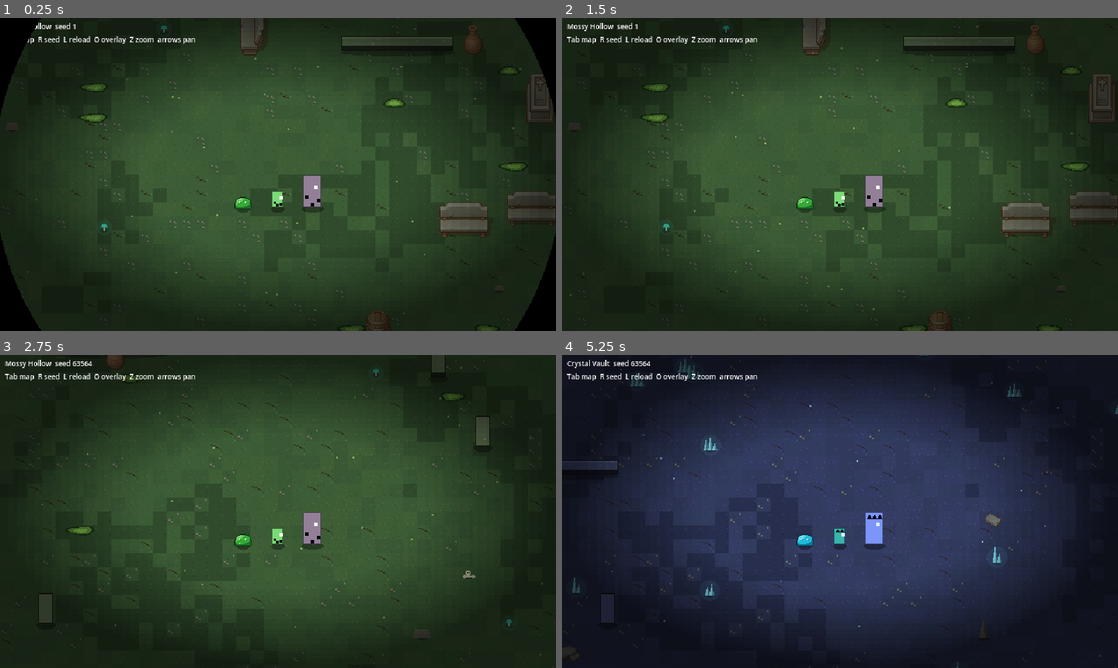
Above: before the commit, frames 1-4 (two rows, left to right).
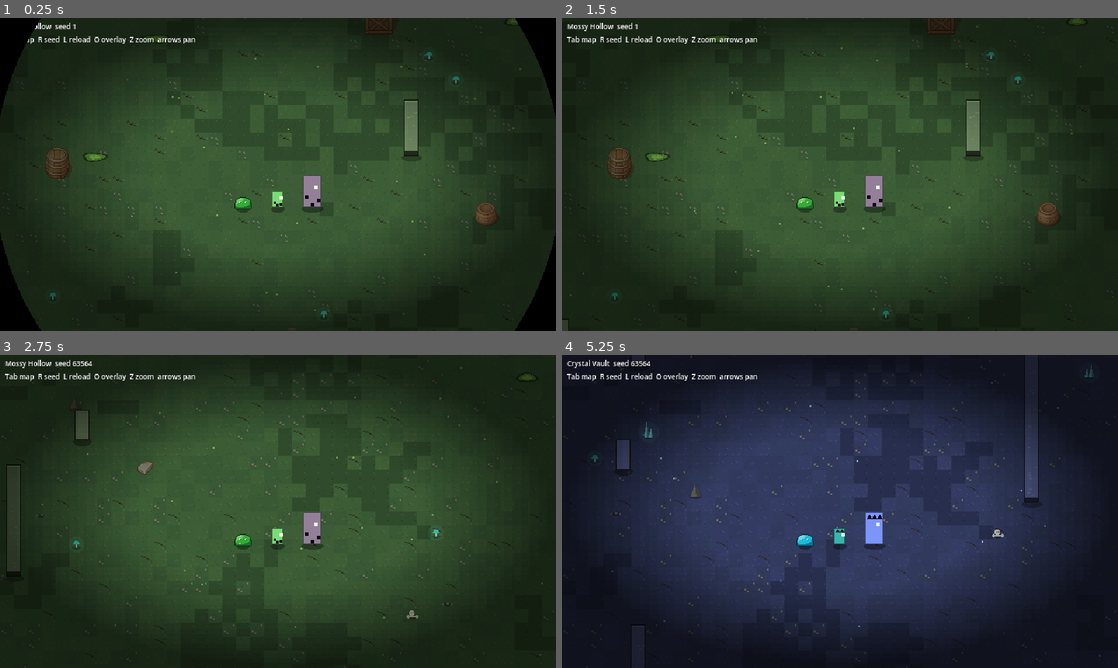
Above: after the commit, the same moments.

Repository: boki-io/game
Game: Godot game, scene res://scenes/dev/map_preview.tscn
The game is run twice, just before and just after one commit, with the same random seed, the same clock (stepped at 60 frames per second) and the same inputs. This scene is started directly instead of the project's main scene.
Inputs (mouse positions are in pixels of both pictures, inside the frame that each line leads up to):
- Up to frame 1 (0.25 s): no input
- Up to frame 2 (1.5 s): tap Enter (hub_confirm) at 0.5, 1.25 s; move the mouse to (962, 158) at 0.52 s; hold D (hub_right) 0.53-1.28 s; tap E (ability_e) at 0.6 s; click (962, 158) at 0.67 s; move the mouse to (728, 190) at 1.27 s; hold S (move_down) from 1.28 s (still down); tap Q (ability_q) at 1.35 s
- Up to frame 3 (2.75 s): tap Enter (hub_confirm) at 2 s; move the mouse to (333, 442) at 2.02 s; release S (move_down) at 2.03 s; hold D (hub_right) from 2.03 s (still down); tap R (ability_r) at 2.1 s
- Up to frame 4 (5.25 s): tap Enter (hub_confirm) at 2.75, 2.85 s; move the mouse to (812, 574) at 2.77 s; release D (hub_right) at 2.78 s; hold W (move_up) 2.78-3.53 s; click (812, 574) at 2.92 s; move the mouse to (1006, 558) at 3.52 s; hold I (hub_info) 3.53-4.28 s; hold A (hub_left) 3.53-5.03 s; move the mouse to (673, 464) at 4.27 s; tap F (interact) at 4.35 s; move the mouse to (867, 511) at 5.02 s; hold S (move_down) from 5.03 s (still down); tap Tab at 5.1 s; click (867, 511) at 5.17 s

The runs differ from the first frame. In frame 1, 5.2% of the frame differs, in the area x 1-100%, y 0-100%; in frame 2, 5.2%, in the area x 0-100%, y 0-100%; in frame 3, 2.8%; in frame 4, 2.9%.

Commit message:
Run arena doubled to 3200x1792: Arena.RUN_SIZE, MapLayout scales counts and try budgets by area
Counts for walls, pillars, decor and props scale by area_scale (1.0 at 1600x896, so those layouts are unchanged), torches by perimeter (cap 40), lane count by room width across.

Co-Authored-By: Claude Sonnet 5.5 <noreply@anthropic.com>

Diff:
--- a/scripts/cave/cave_wall.gd
+++ b/scripts/cave/cave_wall.gd
@@ -27,13 +27,14 @@
 
 
 ## Footprints (world rectangles) of the walls. `reserved` rectangles (the spawn area ...) are kept clear.
-static func layout(size: Vector2, band: float, reserved: Array[Rect2]) -> Array[Rect2]:
+static func layout(size: Vector2, band: float, reserved: Array[Rect2], count: int = COUNT) -> Array[Rect2]:
 	var rng := RandomNumberGenerator.new()
 	rng.seed = WALL_SEED
 	var out: Array[Rect2] = []
 	var edge := band + MARGIN
 	var tries := 0
-	while out.size() < COUNT and tries < 1500:
+	var max_tries := roundi(1500.0 * float(count) / COUNT)
+	while out.size() < count and tries < max_tries:
 		tries += 1
 		var length: float = LENGTHS[rng.randi_range(0, LENGTHS.size() - 1)]
 		var horizontal := rng.randf() < 0.5
--- a/scripts/maps/map_builder.gd
+++ b/scripts/maps/map_builder.gd
@@ -44,7 +44,7 @@
 		targets.ground.setup(theme, GroundScript.DIRT_SEED if theme.legacy_layout else map_seed)
 	if targets.cave != null:
 		targets.cave.wall_band = MapLayout.BAND
-		targets.cave.torches = layout.torches.slice(0, theme.torch_count)
+		targets.cave.torches = layout.torches
 		targets.cave.set_theme(theme)
 	for rect in layout.walls:
 		var wall := CaveWall.new()
--- a/scripts/maps/map_layout.gd
+++ b/scripts/maps/map_layout.gd
@@ -13,9 +13,11 @@
 const MARGIN := 56.0  # wall to rock band, and wall to wall in SCATTER (CaveWall.MARGIN)
 const GAP_MIN := 40.0  # the least gap between two obstacles in any style
 const LANE_GAP := 64.0  # the least gap between two segments of one lane
-const MAX_OBSTACLES := 16
-const WALL_TRIES := 1500
+const REF_SIZE := Vector2(1600.0, 896.0)  # the room every count, try budget and rule below was tuned for
+const MAX_OBSTACLES := 16  # at REF_SIZE; the room's budget is this times area_scale
+const WALL_TRIES := 1500  # at REF_SIZE; the try budgets scale with area_scale too
 const PILLAR_TRIES := 1500
+const MAX_TORCHES := 40  # every torch is a glow drawn additively: keep the count sane in a big room
 const PILLAR_RADIUS := 6.0
 ## A pillar's collider centre is this far from its base position (prop.gd).
 const PILLAR_OFFSET := Vector2(0.0, -6.0)
@@ -59,18 +61,41 @@
 		for length: float in WallScript.LENGTHS:
 			lengths.append(length)
 	var anchors: Array[Vector2] = []
+	var k := area_scale(size)
+	var walls := roundi(theme.wall_count * k)
 	match theme.style:
 		MapTheme.Style.LANES:
-			_lane_walls(theme, rng, size, start, lengths, data.walls)
+			_lane_walls(theme, rng, size, start, lengths, data.walls, walls)
 		MapTheme.Style.CLUSTERS:
-			_cluster_walls(theme, rng, size, start, lengths, data.walls, anchors)
+			_cluster_walls(theme, rng, size, start, lengths, data.walls, anchors, walls)
 		_:
-			_scatter_walls(theme, rng, size, start, lengths, data.walls, theme.wall_count, -1)
-	_place_pillars(theme, rng, size, start, data, anchors)
-	_place_torches(theme, rng, size, data.torches)
-	_place_decor(theme, rng, size, start, data)
+			_scatter_walls(theme, rng, size, start, lengths, data.walls, walls, -1)
+	_place_pillars(theme, rng, size, start, data, anchors, roundi(theme.pillar_count * k))
+	_place_torches(rng, size, data.torches, torch_total(theme.torch_count, size))
+	_place_decor(theme, rng, size, start, data, roundi(theme.decor_count * k))
 	_place_props(theme, map_seed, size, start, data)
 	return data
+
+
+## How many times the area of the reference room (1600x896) `size` is: 1.0 there, so every layout of that room is
+## unchanged. Wall, pillar, decor and prop counts and the try budgets are multiplied by it.
+static func area_scale(size: Vector2) -> float:
+	return (size.x * size.y) / (REF_SIZE.x * REF_SIZE.y)
+
+
+## How many times the perimeter of the reference room `size` has (torches sit on the rock band).
+static func perimeter_scale(size: Vector2) -> float:
+	return (size.x + size.y) / (REF_SIZE.x + REF_SIZE.y)
+
+
+## The torches of a room of `size` for a theme's `base` count: by perimeter, at most MAX_TORCHES (never below `base`).
+static func torch_total(base: int, size: Vector2) -> int:
+	return maxi(base, mini(roundi(base * perimeter_scale(size)), MAX_TORCHES))
+
+
+## A try budget `base` (tuned for the reference room) for a room of `size`.
+static func tries_for(base: int, size: Vector2) -> int:
+	return roundi(base * area_scale(size))
 
 
 ## The free square around the arena centre.
@@ -82,11 +107,12 @@
 ## Today's arena: CaveWall.layout, the v0.5 pillar loop (here since MapBuilder replaced main.gd's copy), CaveDecor.layout
 ## and the hand-placed torches.
 static func _legacy(theme: MapTheme, size: Vector2, start: Rect2, data: MapLayoutData) -> void:
-	data.walls = WallScript.layout(size, BAND, [start])
+	var k := area_scale(size)
+	data.walls = WallScript.layout(size, BAND, [start], roundi(WallScript.COUNT * k))
 	var rng := RandomNumberGenerator.new()
 	rng.seed = LEGACY_PILLAR_SEED
 	var centre := size / 2.0
-	for i in theme.pillar_count:
+	for i in roundi(theme.pillar_count * k):
 		var pos := Vector2(
 			rng.randf_range(LEGACY_PILLAR_MARGIN, size.x - LEGACY_PILLAR_MARGIN),
 			rng.randf_range(LEGACY_PILLAR_MARGIN, size.y - LEGACY_PILLAR_MARGIN))
@@ -101,13 +127,18 @@
 		data.pillars.append(pos)
 	var reserved: Array[Rect2] = [start]
 	reserved.append_array(data.walls)
-	data.decor = DecorScript.layout(size, BAND, reserved, theme.decor_count)
-	for x in [200.0, 600.0, 1000.0, 1400.0]:
-		data.torches.append(Vector2(x, 9.0))
-		data.torches.append(Vector2(x + 100.0, size.y - BAND + 1.0))
-	for y in [220.0, 670.0]:
-		data.torches.append(Vector2(BAND - 3.0, y))
-		data.torches.append(Vector2(size.x - BAND + 3.0, y))
+	data.decor = DecorScript.layout(size, BAND, reserved, roundi(theme.decor_count * k))
+	if size == REF_SIZE:
+		for x in [200.0, 600.0, 1000.0, 1400.0]:
+			data.torches.append(Vector2(x, 9.0))
+			data.torches.append(Vector2(x + 100.0, size.y - BAND + 1.0))
+		for y in [220.0, 670.0]:
+			data.torches.append(Vector2(BAND - 3.0, y))
+			data.torches.append(Vector2(size.x - BAND + 3.0, y))
+	else:  # another room: the same even spacing as the other maps (a seed of its own, the layout has none)
+		var torch_rng := RandomNumberGenerator.new()
+		torch_rng.seed = LEGACY_PILLAR_SEED
+		_place_torches(torch_rng, size, data.torches, torch_total(theme.torch_count, size))
 
 
 # --- Walls ---------------------------------------------------------------------------------------------------------
@@ -136,7 +167,8 @@
 	var edge := BAND + MARGIN
 	var target := walls.size() + count
 	var tries := 0
-	while walls.size() < target and tries < WALL_TRIES:
+	var max_tries := tries_for(WALL_TRIES, size)
+	while walls.size() < target and tries < max_tries:
 		tries += 1
 		var length := _pick_length(rng, lengths)
 		var horizontal := rng.randf() < theme.horizontal_bias if force_horizontal < 0 else force_horizontal == 1
@@ -154,14 +186,15 @@
 ## LANES: lines across the arena with broken rows of walls on them (gaps of at least LANE_GAP), and the other
 ## orientation's share as scattered cross pieces.
 static func _lane_walls(theme: MapTheme, rng: RandomNumberGenerator, size: Vector2, start: Rect2,
-		lengths: Array[float], walls: Array[Rect2]) -> void:
+		lengths: Array[float], walls: Array[Rect2], wall_count: int) -> void:
 	var edge := BAND + MARGIN
 	var horizontal := theme.horizontal_bias >= 0.5
 	var share := theme.horizontal_bias if horizontal else 1.0 - theme.horizontal_bias
-	var on_lanes := clampi(roundi(theme.wall_count * share), 0, theme.wall_count)
-	var lane_count := 3 if theme.wall_count <= 6 else 4
+	var on_lanes := clampi(roundi(wall_count * share), 0, wall_count)
 	# A lane is the coordinate across the walls' direction: y for left-right walls, x for up-down ones.
 	var across_size := size.y if horizontal else size.x
+	# 3 or 4 lanes in the reference room (by the theme's own count), more in a room that is wider across.
+	var lane_count := roundi((3 if theme.wall_count <= 6 else 4) * across_size / (REF_SIZE.y if horizontal else REF_SIZE.x))
 	var along_size := size.x if horizontal else size.y
 	var lo := edge
 	var hi := across_size - edge - WallScript.THICKNESS
@@ -183,15 +216,16 @@
 			if wall_ok(rect, walls, start, size, LANE_GAP):
 				walls.append(rect)
 				break
-	_scatter_walls(theme, rng, size, start, lengths, walls, theme.wall_count - on_lanes, 0 if horizontal else 1)
+	_scatter_walls(theme, rng, size, start, lengths, walls, wall_count - on_lanes, 0 if horizontal else 1)
 
 
 ## CLUSTERS: anchors at least CLUSTER_APART apart, two walls at each (parallel or an L), 40 to 56 px between them.
 static func _cluster_walls(theme: MapTheme, rng: RandomNumberGenerator, size: Vector2, start: Rect2,
-		lengths: Array[float], walls: Array[Rect2], anchors: Array[Vector2]) -> void:
+		lengths: Array[float], walls: Array[Rect2], anchors: Array[Vector2], wall_count: int) -> void:
 	var edge := BAND + MARGIN
 	var tries := 0
-	while walls.size() < theme.wall_count and tries < WALL_TRIES:
+	var max_tries := tries_for(WALL_TRIES, size)
+	while walls.size() < wall_count and tries < max_tries:
 		tries += 1
 		var anchor := Vector2(rng.randf_range(edge + 40.0, size.x - edge - 40.0),
 			rng.randf_range(edge + 40.0, size.y - edge - 40.0)).round()
@@ -201,7 +235,7 @@
 				near = true
 		if near:
 			continue
-		var pair := _cluster_pair(theme, rng, anchor, lengths, mini(2, theme.wall_count - walls.size()))
+		var pair := _cluster_pair(theme, rng, anchor, lengths, mini(2, wall_count - walls.size()))
 		var ok := true
 		for rect in pair:
 			if not wall_ok(rect, walls, start, size, MARGIN):
@@ -271,11 +305,11 @@
 
 
 static func _place_pillars(theme: MapTheme, rng: RandomNumberGenerator, size: Vector2, start: Rect2,
-		data: MapLayoutData, anchors: Array[Vector2]) -> void:
+		data: MapLayoutData, anchors: Array[Vector2], pillar_count: int) -> void:
 	var centres: Array[Vector2] = []
 	var edge := BAND + PILLAR_EDGE
-	var near_anchors := (theme.pillar_count + 1) / 2 if not anchors.is_empty() else 0
-	for i in theme.pillar_count:
+	var near_anchors := (pillar_count + 1) / 2 if not anchors.is_empty() else 0
+	for i in pillar_count:
 		var placed := false
 		if i < near_anchors:  # CLUSTERS: first the pillars next to an island
 			var anchor := anchors[i % anchors.size()]
@@ -286,7 +320,7 @@
 					placed = true
 					break
 		var tries := 0
-		while not placed and tries < PILLAR_TRIES / maxi(theme.pillar_count, 1):
+		while not placed and tries < tries_for(PILLAR_TRIES, size) / maxi(pillar_count, 1):
 			tries += 1
 			var c := Vector2(rng.randf_range(edge, size.x - edge), rng.randf_range(edge, size.y - edge)).round()
 			if pillar_ok(c, data.walls, centres, start, size):
@@ -298,20 +332,20 @@
 
 # --- Torches -------------------------------------------------------------------------------------------------------
 
-## `torch_count` torches spread over the four sides by length, evenly spaced with a little jitter, never within
+## `torch_count` torches (`torch_total`) spread over the four sides by length, evenly spaced with a little jitter, never within
 ## TORCH_CORNER of a corner. Positions sit on the rock band, as the hand-placed ones do.
-static func _place_torches(theme: MapTheme, rng: RandomNumberGenerator, size: Vector2, out: Array[Vector2]) -> void:
+static func _place_torches(rng: RandomNumberGenerator, size: Vector2, out: Array[Vector2], torch_count: int) -> void:
 	var lengths := [size.x, size.x, size.y, size.y]
 	var total: float = lengths[0] + lengths[1] + lengths[2] + lengths[3]
 	var counts := [0, 0, 0, 0]
 	var remainders := []
 	var used := 0
 	for s in 4:
-		var exact: float = theme.torch_count * lengths[s] / total
+		var exact: float = torch_count * lengths[s] / total
 		counts[s] = int(exact)
 		used += counts[s]
 		remainders.append(exact - counts[s])
-	while used < theme.torch_count:  # hand out the rest by largest remainder
+	while used < torch_count:  # hand out the rest by largest remainder
 		var best := 0
 		for s in 4:
 			if remainders[s] > remainders[best]:
@@ -336,7 +370,7 @@
 ## As CaveDecor.layout: about a third along the rock band, the rest across the floor, but the kind comes from the
 ## theme's weights. Off the start square, the walls and the pillars.
 static func _place_decor(theme: MapTheme, rng: RandomNumberGenerator, size: Vector2, start: Rect2,
-		data: MapLayoutData) -> void:
+		data: MapLayoutData, decor_count: int) -> void:
 	var kinds: Array = theme.decor_weights.keys()
 	kinds.sort()
 	var total := 0.0
@@ -347,7 +381,8 @@
 	var keep_start := start.grow(DECOR_CLEARANCE)
 	var inset := BAND + DECOR_EDGE
 	var tries := 0
-	while data.decor.size() < theme.decor_count and tries < DECOR_TRIES:
+	var max_tries := tries_for(DECOR_TRIES, size)
+	while data.decor.size() < decor_count and tries < max_tries:
 		tries += 1
 		var roll := rng.randf() * total
 		var kind: int = kinds[kinds.size() - 1]
@@ -410,7 +445,8 @@
 	rng.seed = map_seed ^ PROP_SEED_MIX
 	var inset := BAND + DECOR_EDGE
 	var keep_start := start.grow(PROP_START_GAP)
-	for n in theme.prop_count:
+	var count := roundi(theme.prop_count * area_scale(size))
+	for n in count:
 		var roll := rng.randf() * total
 		var group: StringName = StringName(groups[groups.size() - 1])
 		for g in groups:
--- a/scripts/systems/arena.gd
+++ b/scripts/systems/arena.gd
@@ -3,15 +3,18 @@
 ## Fixed-size bounded map: wall colliders on the World layer plus a visible border.
 
 const WALL_THICKNESS := 32.0
+## The size of a run's arena (the stage maps): twice the old 1600x896 each way. main.tscn and map_preview.tscn use
+## the `size` default; the hub and the select screen set their own.
+const RUN_SIZE := Vector2i(3200, 1792)
 
 ## The size of the arena currently loaded. Assigned in _enter_tree (before any _ready in the scene),
 ## always from the `size` export, so it is never stale after a scene change. Must be the first child
 ## of its scene root so siblings after it read the right value.
-static var world_size := Vector2i(1600, 896)
+static var world_size := RUN_SIZE
 ## The rock band of the arena loaded (0 for none). Things that keep to the floor stay this far inside the edge.
 static var wall_margin := 0.0
 
-@export var size := Vector2i(1600, 896)
+@export var size := RUN_SIZE
 ## A solid, visible band of rock along every edge (the hub's cave walls). The colliders sit at the band's inner
 ## edge. 0 keeps the plain walls outside the arena and the yellow border (the run).
 @export var wall_band := 0
--- a/tests/arena_cave.gd
+++ b/tests/arena_cave.gd
@@ -24,8 +24,8 @@
 	var main: Node = F.start_run(self, &"knight")
 	await _wait(3)
 	var p = F.player()
-	var size := Vector2(1600, 896)
-	_check(Arena.world_size == Vector2i(1600, 896), "the run arena is full size")
+	var size := Vector2(Arena.world_size)
+	_check(Arena.world_size == Arena.RUN_SIZE, "the run arena is full size")
 	_check(main.get_node("Arena").wall_band == 16, "the run has the 16px rock band")
 
 	var walls: Array[Rect2] = main.rock_walls
@@ -35,12 +35,13 @@
 		_check(minf(w.size.x, w.size.y) == 16.0, "wall %s is 16px thick" % w)
 		_check(Rect2(Vector2(16, 16), size - Vector2(32, 32)).encloses(w), "wall %s is inside the rock band" % w)
 		_check(not w.intersects(Rect2(size / 2.0 - Vector2(110, 110), Vector2(220, 220))), "wall %s keeps the start clear" % w)
-	_check(walls.size() == 6, "six walls (%d)" % walls.size())
+	var wanted := roundi(6 * MapLayout.area_scale(size))
+	_check(walls.size() == wanted, "%d walls (%d)" % [wanted, walls.size()])
 	_check(lengths.size() >= 4, "at least 4 different lengths (%d)" % lengths.size())
 	for i in walls.size():
 		for j in range(i + 1, walls.size()):
 			_check(not walls[i].grow(40.0).intersects(walls[j]), "walls %d and %d leave a passage" % [i, j])
-	var again := CaveWall.layout(size, 16.0, [Rect2(size / 2.0 - Vector2(110, 110), Vector2(220, 220))])
+	var again := CaveWall.layout(size, 16.0, [Rect2(size / 2.0 - Vector2(110, 110), Vector2(220, 220))], wanted)
 	_check(again == walls, "the wall layout is seeded")
 
 	# Solid for the Player: walk into the first wall from its south side.
--- a/tests/maps/crowd_bone_warren.gd
+++ b/tests/maps/crowd_bone_warren.gd
@@ -19,7 +19,7 @@
 
 ## MapLayout's real Bone Warren output for a fixed seed: [walls, pillars].
 func _dense_layout() -> Array:
-	var layout = MapLayoutT.generate(MapRegistryT.by_id(&"bone_warren"), 12345, Vector2(1600, 896))
+	var layout = MapLayoutT.generate(MapRegistryT.by_id(&"bone_warren"), 12345, Vector2(Arena.RUN_SIZE))
 	return [layout.walls, layout.pillars]
 
 
@@ -41,7 +41,7 @@
 		main.get_node("World/Props").add_child(w)
 		w.setup(r)
 	var map := ObstacleMapT.new()
-	map.setup(walls, pillars, Vector2(1600, 896), MapBuilderT.playable_rect(Vector2(1600, 896), 16.0))
+	map.setup(walls, pillars, Vector2(Arena.RUN_SIZE), MapBuilderT.playable_rect(Vector2(Arena.RUN_SIZE), 16.0))
 	main.add_child(map)
 	main.spawn_director.obstacles = map
 	var p = F.player()
--- a/tests/scene_flow.gd
+++ b/tests/scene_flow.gd
@@ -68,7 +68,7 @@
 	_session.select_stage(_session.available_stages()[0])
 	await _wait_idle()
 	_check(_scene_name() == "Main", "run scene loaded")
-	_check(Arena.world_size == Vector2i(1600, 896), "run uses the default arena size")
+	_check(Arena.world_size == Arena.RUN_SIZE, "run uses the default arena size")
 	_check(not paused, "unpaused in the run")
 	_check(root.get_node("PlayerRegistry").players.size() == 1, "one Player in the run")
 	_check(_has_button(current_scene.get_node("UI/PauseMenu"), "Return to Hub"), "run pause menu has Return to Hub")
@@ -91,7 +91,7 @@
 	_check(_scene_name() == "Select" and _session.current_column == 0, "the next entry opens a fresh select screen")
 	_session.select_stage(_session.available_stages()[1])
 	await _wait_idle()
-	_check(_scene_name() == "Main" and Arena.world_size == Vector2i(1600, 896), "a stage loads the arena at full size")
+	_check(_scene_name() == "Main" and Arena.world_size == Arena.RUN_SIZE, "a stage loads the arena at full size")
 	print("FAIL" if _failed else "PASS")
 	quit(1 if _failed else 0)
 
--- a/tools/maps/shot_maps.gd
+++ b/tools/maps/shot_maps.gd
@@ -2,7 +2,7 @@
 ## Renders every map for review (spec 0.6, section 13). It builds each map with the preview scene (MapBuilder, a fixed
 ## seed) inside off-screen SubViewports and saves PNGs into a folder:
 ##   <id>.png          the map at normal zoom (640x360 around the middle, with the three monsters)
-##   <id>_full.png     the whole arena (1600x896)
+##   <id>_full.png     the whole arena (Arena.RUN_SIZE, scaled to fit 1600x896)
 ##   <id>_monsters.png the monster row, 4x
 ##   contact_sheet.png all eight whole arenas in a 4x2 grid; monsters_sheet.png the eight monster rows
 ## Needs a real renderer, so do not pass --headless:
